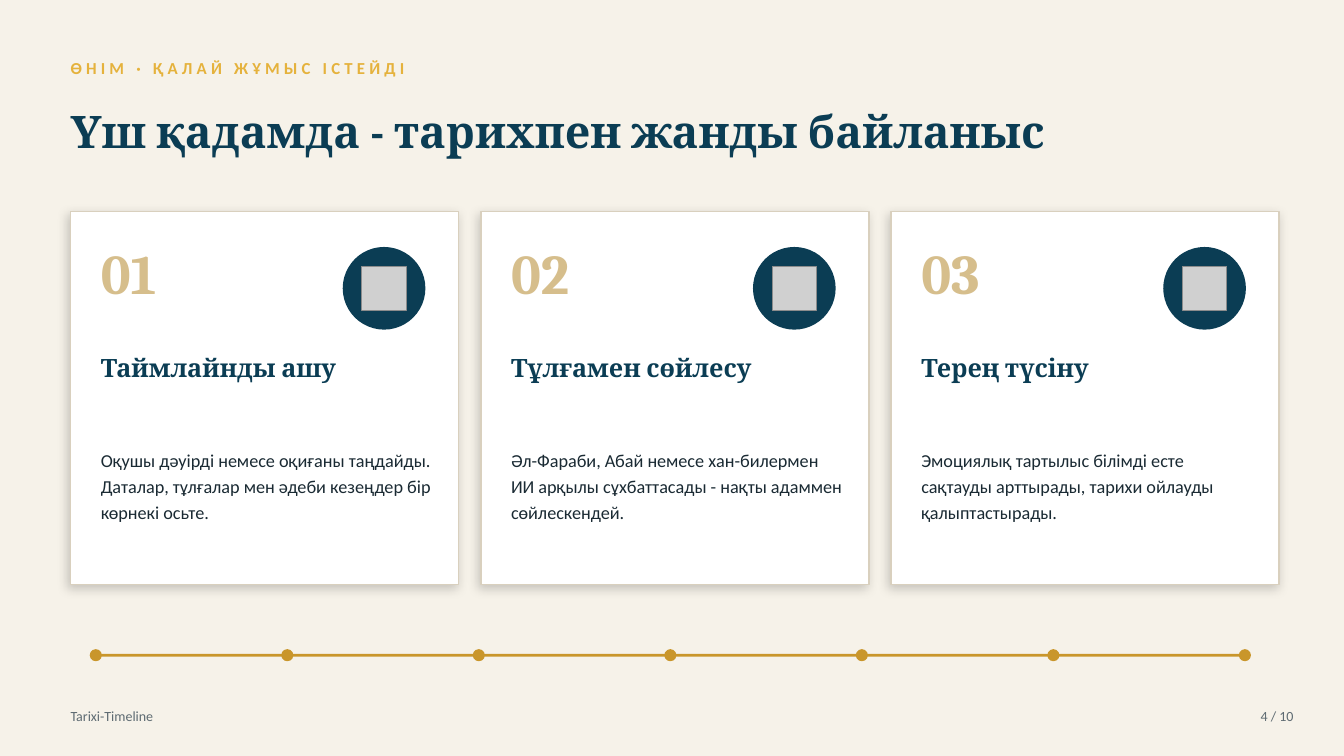
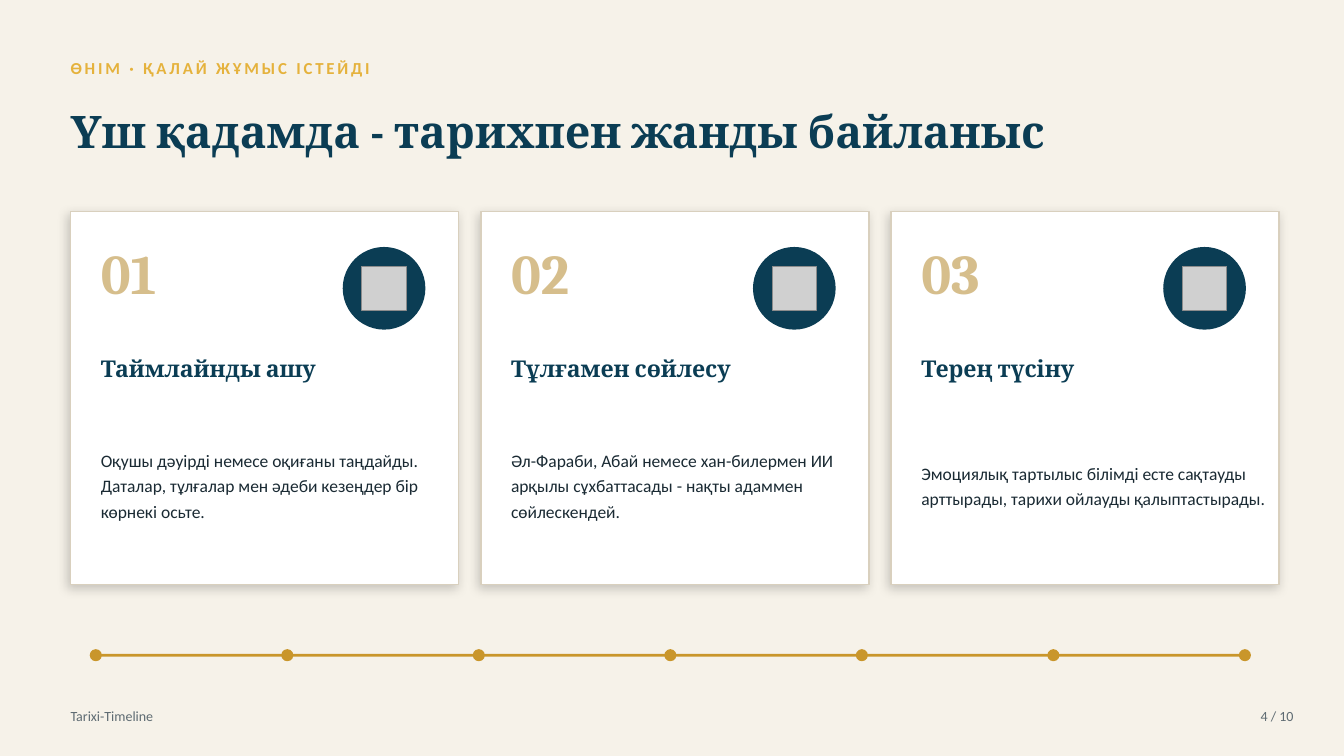
Before and after one commit to bekarazhan/tarixi-timeline, a slide deck: slide 4 of grant-presentation/Tarixi-Timeline_Tauelsizdik_urpaqtary.pptx. Drawn at 1344x756 pixels with LibreOffice and Linux fonts; fonts in the diff are those of the drawing; grey boxes stand for pictures. Boxes give left, top, right and bottom in pixels: in the first picture for what was removed or moved away, otherwise in the second. Text is boxed around its words. In the diff, an @@ line names an element or a change of style, - is before the commit and + after.

Commit message:
fix: adjust text bounds and font sizes in presentation to prevent overflow

```diff
--- a/grant-presentation/Tarixi-Timeline_Tauelsizdik_urpaqtary.pptx
+++ b/grant-presentation/Tarixi-Timeline_Tauelsizdik_urpaqtary.pptx
@@ text "ӨНІМ · ҚАЛАЙ ЖҰМЫС ІСТЕЙДІ" at (71, 61, 369, 77): letter spacing 3 to 2 pt @@
@@ size 18 to 16.5 pt in 3 elements at (101, 359, 316, 382), (511, 359, 731, 382), (921, 359, 1075, 382) @@
@@ size 13 to 12.5 pt in 3 elements at (511, 455, 833, 521), (921, 468, 1265, 508), (101, 455, 419, 521) @@
```
Also in this commit, not shown: 9 other slides changed, 1 other file.
